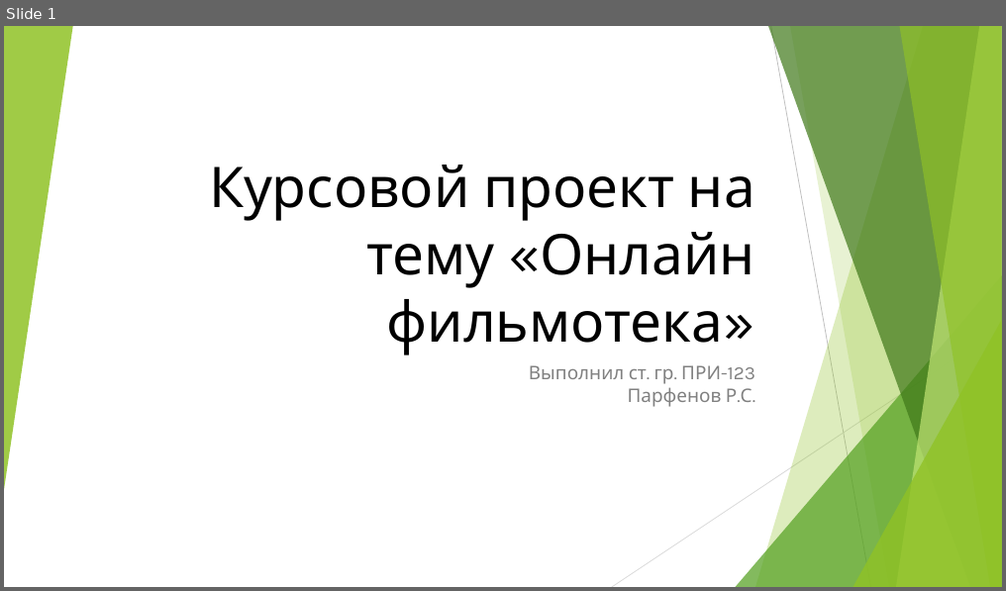
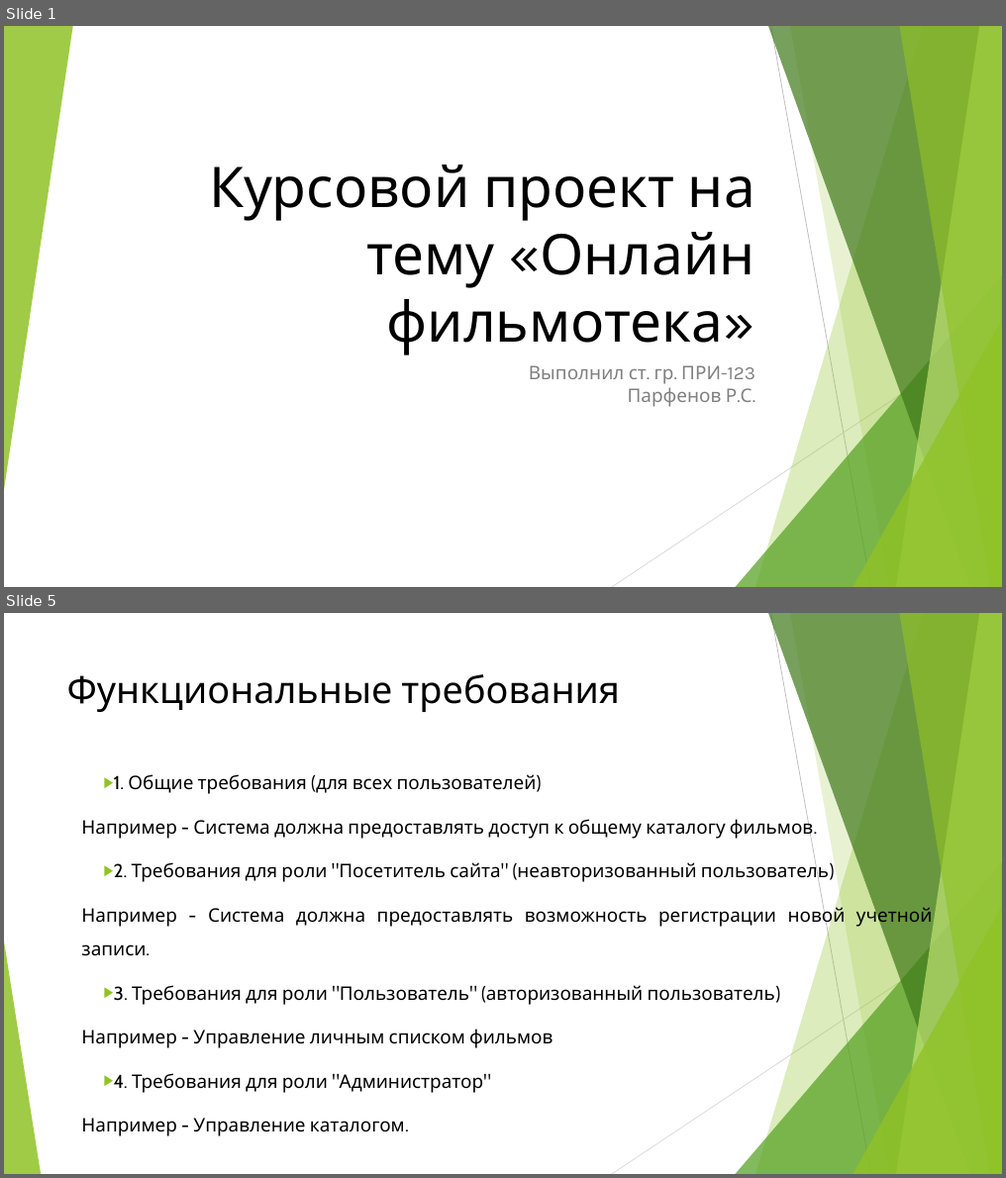
Before and after one commit to r0mbaa/OnlineMovies, a slide deck: Paperworks/Курсовой проект на тему «Онлайн фильмотека».pptx. Shown one above the other, each under a label of ours: slide 1 before the commit, slides 1 and 5 after it; the slides between them are not shown. The pictures are 1006x591 and 1006x1178 pixels, drawn with LibreOffice and Linux fonts; fonts in the diff are those of the drawing. Boxes give left, top, right and bottom in pixels: in the first picture for what was removed or moved away, otherwise in the second. Text is boxed around its words. In the diff, an @@ line names an element or a change of style, - is before the commit and + after.

```diff
--- a/Paperworks/Курсовой проект на тему «Онлайн фильмотека».pptx
+++ b/Paperworks/Курсовой проект на тему «Онлайн фильмотека».pptx
@@ slide 5 added at [4, 613, 1002, 1174], background #FFFFFF; not listed: 9 template elements that a slide beside it also shows @@
@@ title added at [67, 674, 620, 712], 36 pt, text #000000 @@
+Функциональные требования
@@ text added at [81, 774, 933, 1137], 18 pt, text #000000 @@
+▶ 1. Общие требования (для всех пользователей)
+Например - Система должна предоставлять доступ к общему каталогу фильмов.
+▶ 2. Требования для роли "Посетитель сайта" (неавторизованный пользователь)
+Например - Система должна предоставлять возможность регистрации новой учетной записи.
+▶ 3. Требования для роли "Пользователь" (авторизованный пользователь)
+Например - Управление личным списком фильмов
+▶ 4. Требования для роли "Администратор"
+Например - Управление каталогом.
@@ triangle added at [4, 942, 41, 1174], fill #90C226 at 85% opacity @@
```
Also in this commit, not shown: 3 slides changed, 11 other slides added, 1 other file.
